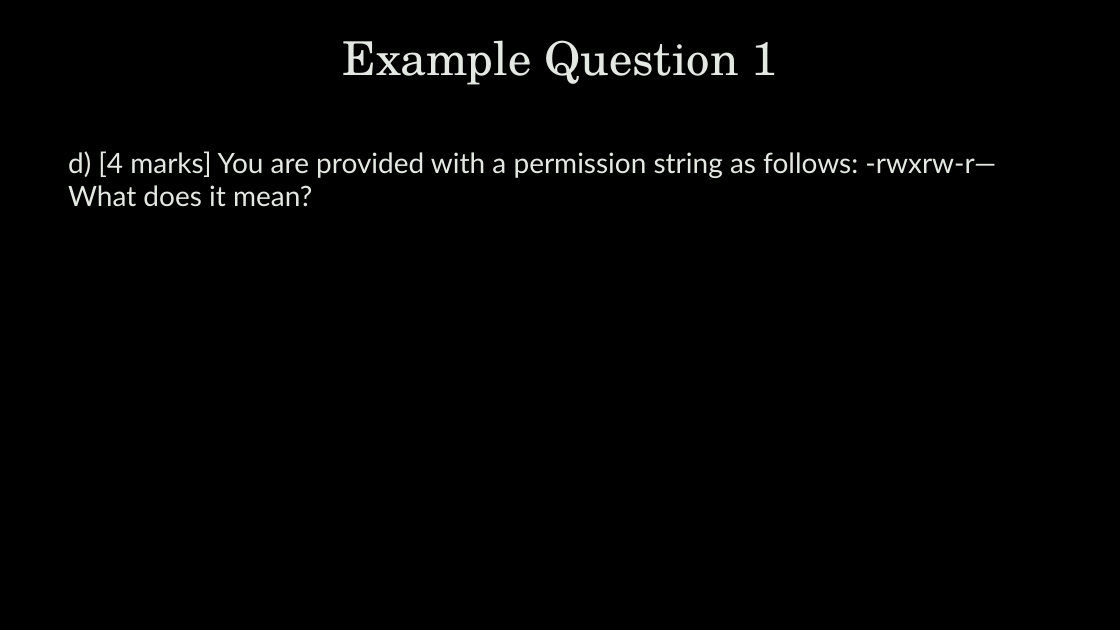
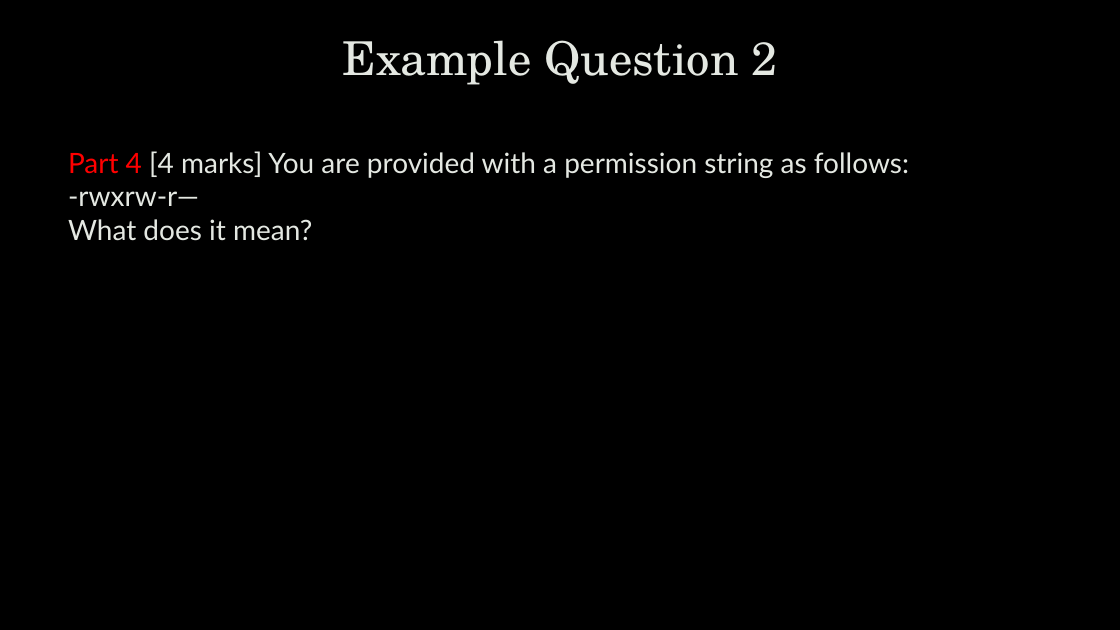
Before and after one commit to zhanyixinghua/cits1003, a slide deck: slide 20 of cits1003-lecture_slides/CITS1003-B ExamExampleQ-exercises.pptx (slide 21 before the commit). Drawn at 1120x630 pixels with LibreOffice and Linux fonts; fonts in the diff are those of the drawing; background and template pictures are left out. Boxes give left, top, right and bottom in pixels: in the first picture for what was removed or moved away, otherwise in the second. Text is boxed around its words. In the diff, an @@ line names an element or a change of style, - is before the commit and + after.

```diff
--- a/cits1003-lecture_slides/CITS1003-B ExamExampleQ-exercises.pptx
+++ b/cits1003-lecture_slides/CITS1003-B ExamExampleQ-exercises.pptx
@@ title at box(343, 40, 777, 85): text changed @@
-Example Question 1
+Example Question 2
@@ text at box(68, 151, 909, 206): text changed @@
-d) [4 marks] You are provided with a permission string as follows: -rwxrw-r—
+Part 4 [4 marks] You are provided with a permission string as follows: -rwxrw-r—
```
Also in this commit, not shown: 33 other slides changed, 27 slides added, 15 slides removed.
